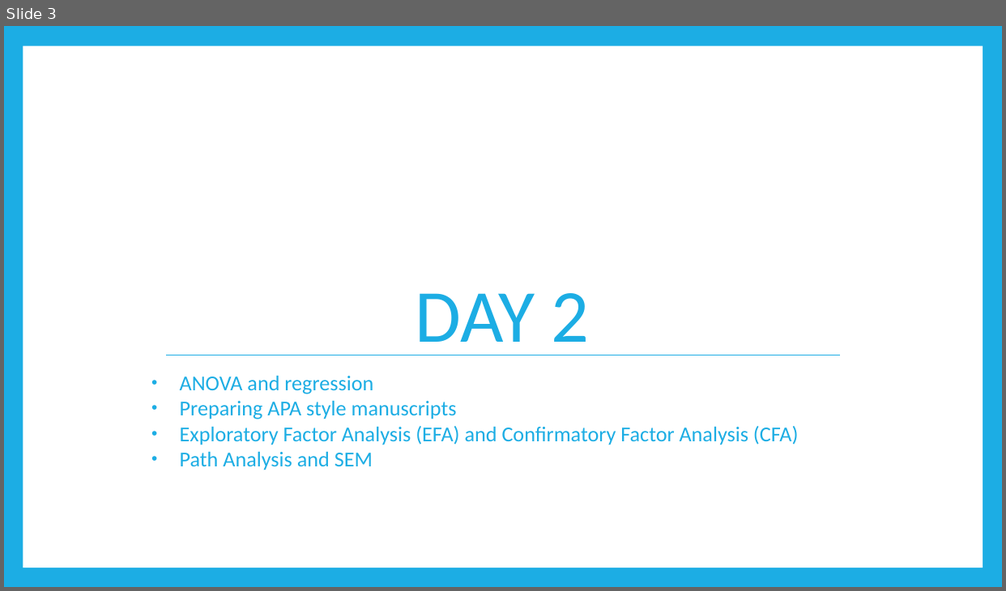
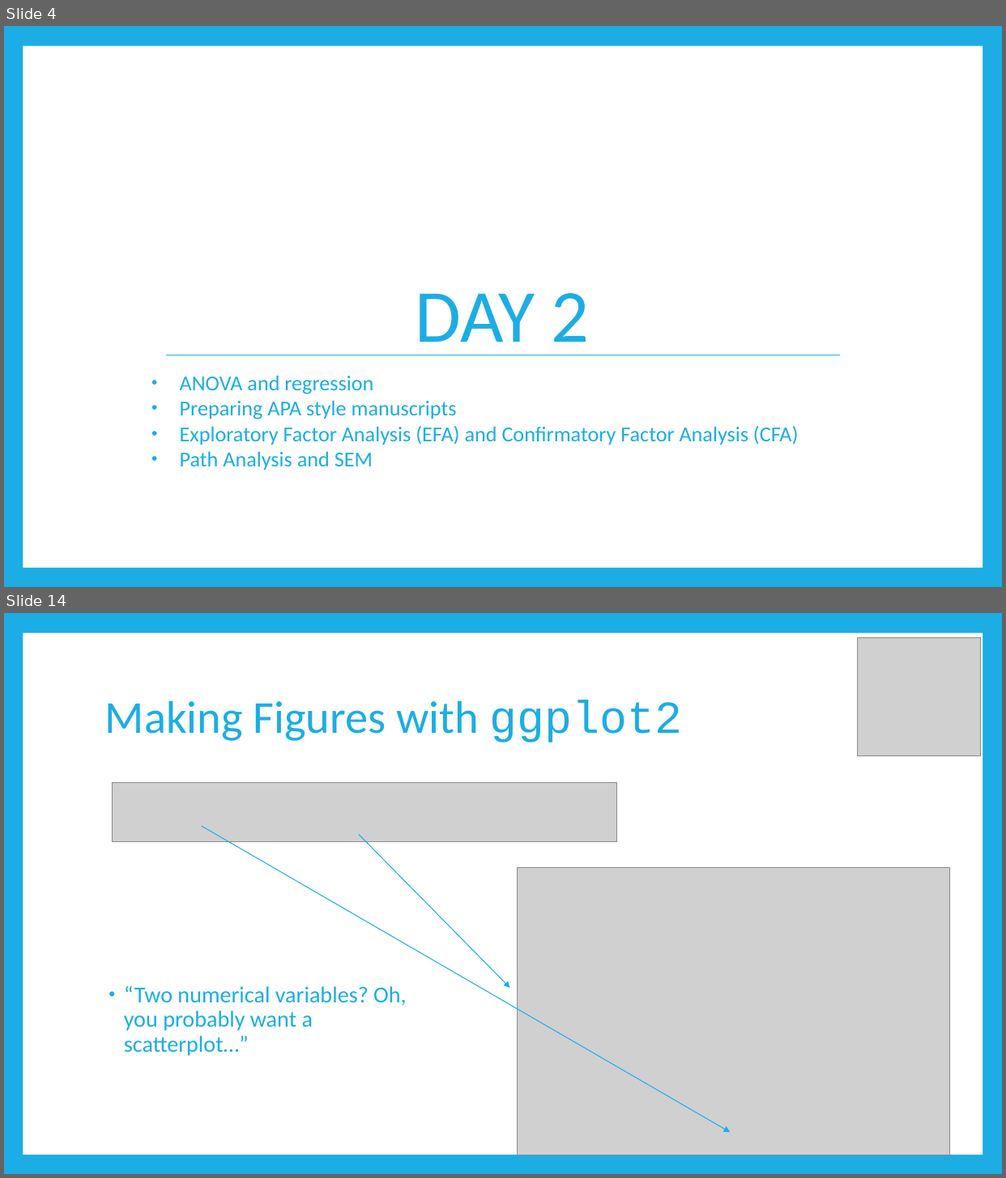
Before and after one commit to RandiLGarcia/datic-intro-to-r, a slide deck: docs/Day 1 Slides.pptx. Shown one above the other, each under a label of ours: slide 3 before the commit, slides 4 and 14 after it; the slides between them are not shown. The pictures are 1006x591 and 1006x1178 pixels, drawn with LibreOffice and Linux fonts; fonts in the diff are those of the drawing; grey boxes stand for pictures. Boxes give left, top, right and bottom in pixels: in the first picture for what was removed or moved away, otherwise in the second. Text is boxed around its words. In the diff, an @@ line names an element or a change of style, - is before the commit and + after.

```diff
--- a/docs/Day 1 Slides.pptx
+++ b/docs/Day 1 Slides.pptx
@@ slide 14 added at [4, 613, 1002, 1174], background #1CADE4; not listed: 1 template element that a slide beside it also shows @@
@@ picture added at [858, 637, 981, 756] @@
@@ title added at [105, 700, 682, 743], 44 pt, text #1CADE4 @@
+Making Figures with ggplot2
@@ picture added at [113, 782, 617, 842] @@
@@ arrow added from (202, 826) to (731, 1132), #1CADE4 0.79 pt @@
@@ arrow added from (359, 835) to (510, 988), #1CADE4 0.79 pt @@
@@ picture added at [517, 867, 949, 1155] @@
@@ text added at [124, 986, 406, 1056], 22 pt, text #1CADE4 @@
+• “Two numerical variables? Oh, you probably want a scatterplot…”
@@ what was slide 3 is now slide 4 @@
```
Also in this commit, not shown: 15 slides changed, 12 other slides added, 7 slides removed, 11 other files.
